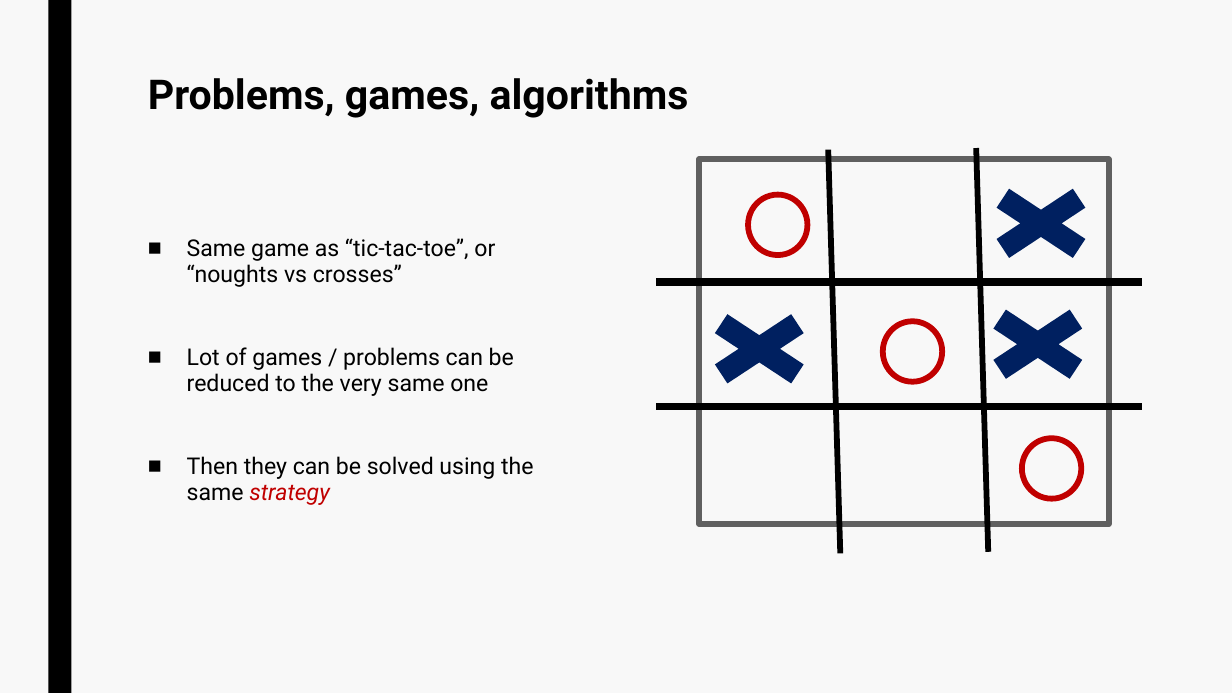
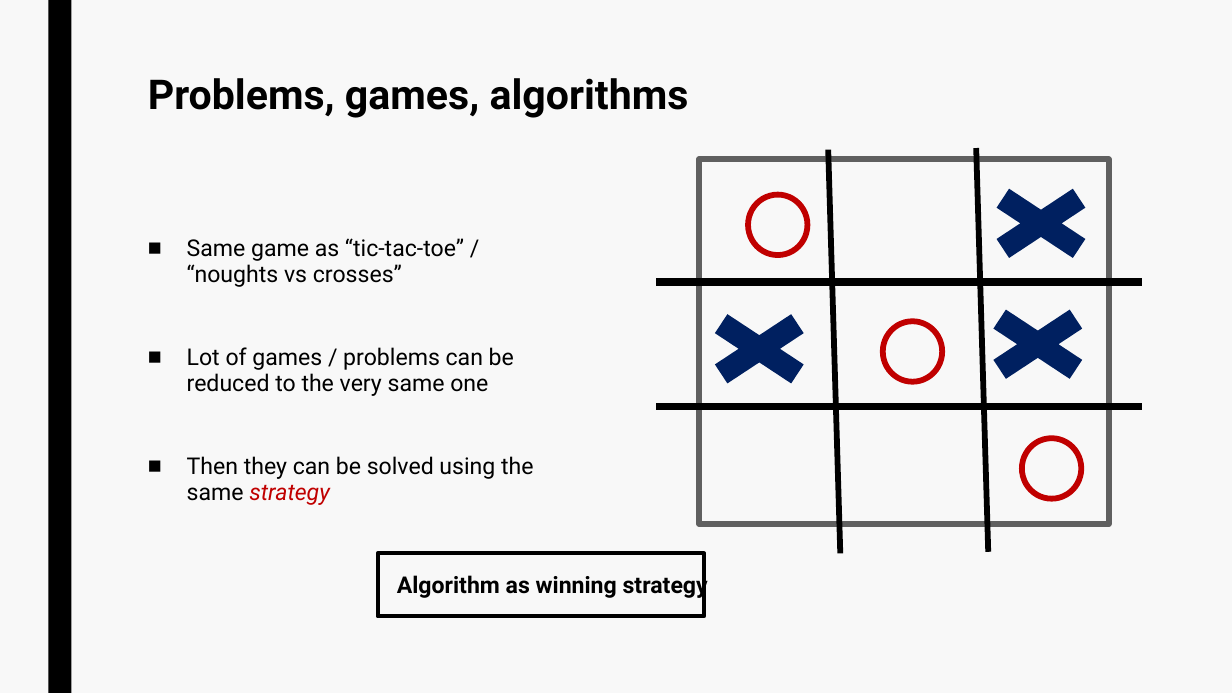
Before and after one commit to jurtasun/presentations, a slide deck: slide 6 of 202306_LMS_Complexity/230619_LMS_Complexity.ppt. Drawn at 1232x693 pixels with LibreOffice and Linux fonts; fonts in the diff are those of the drawing. Boxes give left, top, right and bottom in pixels: in the first picture for what was removed or moved away, otherwise in the second. Text is boxed around its words. In the diff, an @@ line names an element or a change of style, - is before the commit and + after.

```diff
--- a/202306_LMS_Complexity/230619_LMS_Complexity.ppt
+++ b/202306_LMS_Complexity/230619_LMS_Complexity.ppt
@@ text at [187, 238, 464, 287]: text changed @@
-■ Same game as “tic-tac-toe”, or “noughts vs crosses”
+■ Same game as “tic-tac-toe” / “noughts vs crosses”
@@ rectangle added at [378, 554, 704, 616], outline #000000 3 pt @@
@@ text added at [397, 573, 708, 599], 18 pt, text #000000, bold @@
+Algorithm as winning strategy
```
Also in this commit, not shown: 3 other slides changed.
